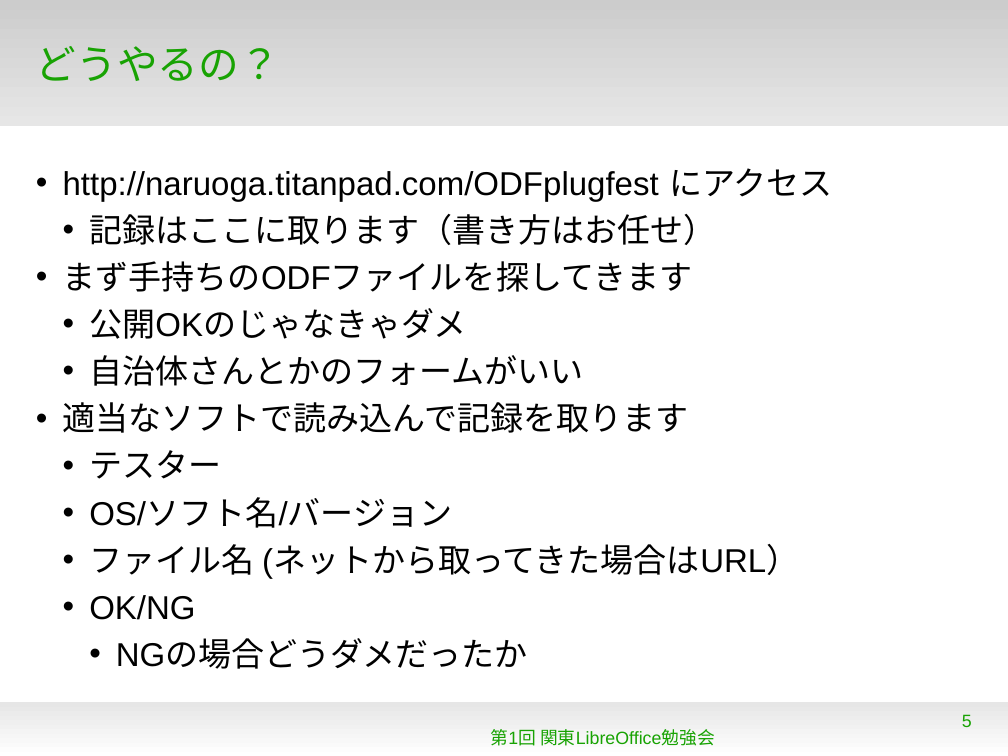
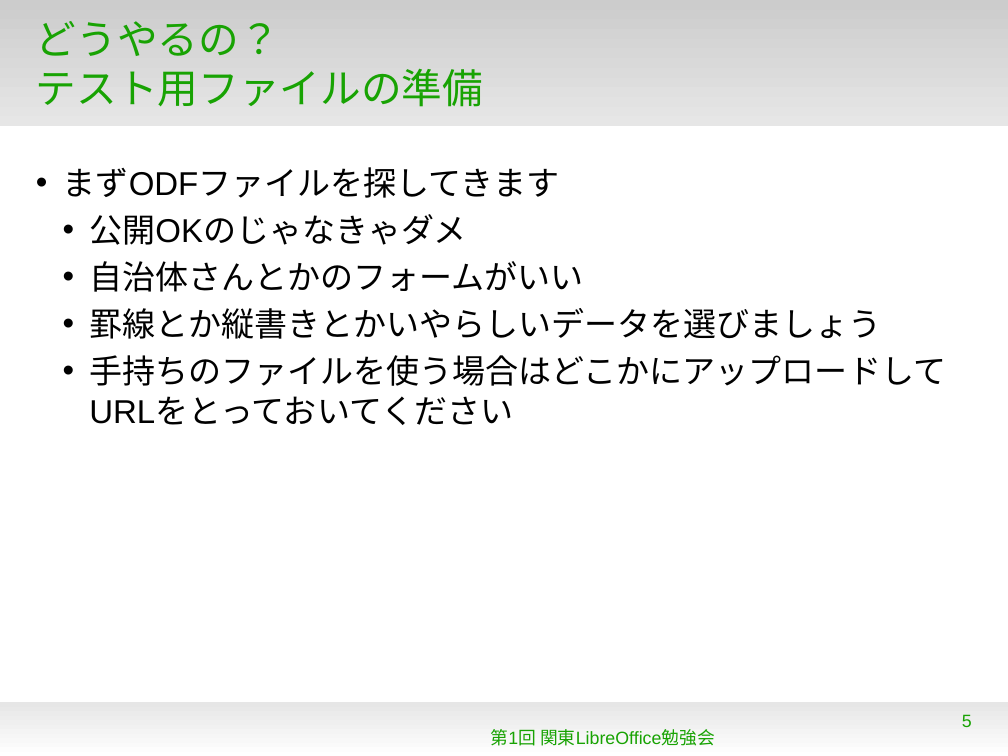
Before and after one commit to naruoga/KantoLibreOffice, a slide deck: slide 5 of Dec2012/ODFPlugFest.odp. Drawn at 1008x756 pixels with LibreOffice and Linux fonts; fonts in the diff are those of the drawing; background and template pictures are left out. Boxes give left, top, right and bottom in pixels: in the first picture for what was removed or moved away, otherwise in the second. Text is boxed around its words. In the diff, an @@ line names an element or a change of style, - is before the commit and + after.

Commit message:
ODFPlugFest.{odp,pdf} - slideshare upload version

```diff
--- a/Dec2012/ODFPlugFest.odp
+++ b/Dec2012/ODFPlugFest.odp
@@ title at <box>36,21,483,107</box>: text changed @@
-どうやるの？
+どうやるの？
+テスト用ファイルの準備
@@ text at <box>63,167,560,198</box>: text changed @@
-• http://naruoga.titanpad.com/ODFplugfest にアクセス
-  • 記録はここに取ります（書き方はお任せ）
-• まず手持ちのODFファイルを探してきます
+• まずODFファイルを探してきます
@@ text at <box>89,308,946,425</box>: text changed @@
-• 適当なソフトで読み込んで記録を取ります
-  • テスター
-  • OS/ソフト名/バージョン
-  • ファイル名 (ネットから取ってきた場合はURL）
-  • OK/NG
-    • NGの場合どうダメだったか
+  • 罫線とか縦書きとかいやらしいデータを選びましょう
+  • 手持ちのファイルを使う場合はどこかにアップロードしてURLをとっておいてください
```
Also in this commit, not shown: 3 other slides changed, 4 slides added, 1 slide removed, 1 other file.
